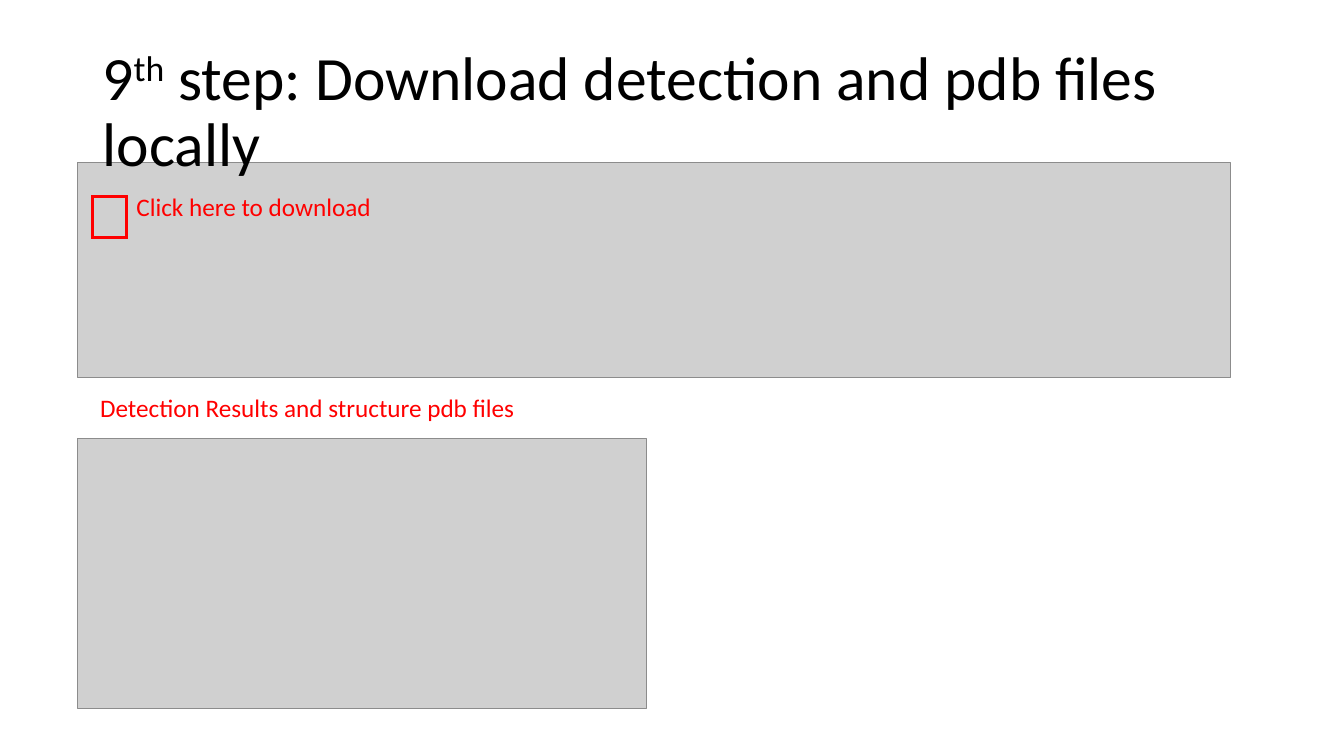
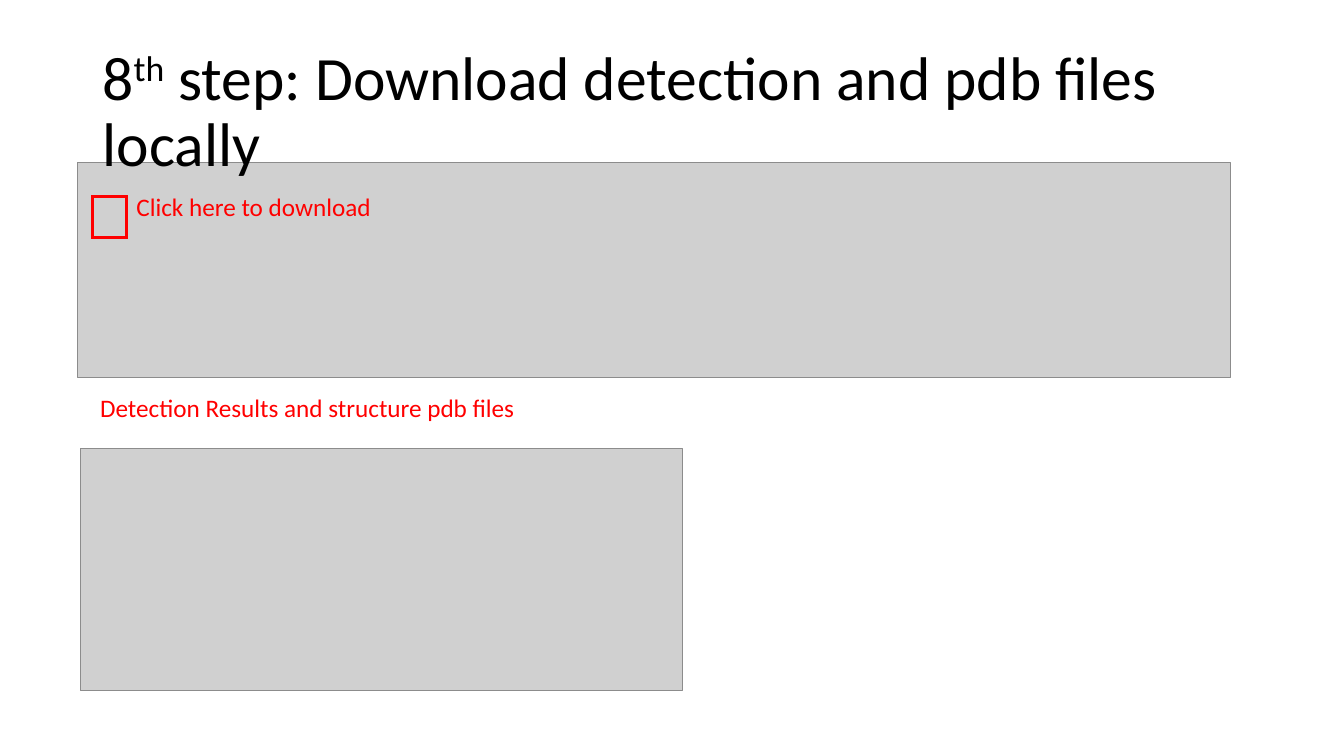
Before and after one commit to kiharalab/CryoREAD, a slide deck: slide 17 of CryoREAD_tutorial.pptx (slide 11 before the commit). Drawn at 1344x756 pixels with LibreOffice and Linux fonts; fonts in the diff are those of the drawing; grey boxes stand for pictures. Boxes give left, top, right and bottom in pixels: in the first picture for what was removed or moved away, otherwise in the second. Text is boxed around its words. In the diff, an @@ line names an element or a change of style, - is before the commit and + after.

```diff
--- a/CryoREAD_tutorial.pptx
+++ b/CryoREAD_tutorial.pptx
@@ title at <box>102,57,1156,181</box>: text changed @@
-9th step: Download detection and pdb files locally
+8th step: Download detection and pdb files locally
@@ picture: place and size @@
-picture at <box>78,439,646,709</box>
+picture at <box>80,449,682,691</box>
```
Also in this commit, not shown: 6 other slides changed, 7 slides added, 1 slide removed.
